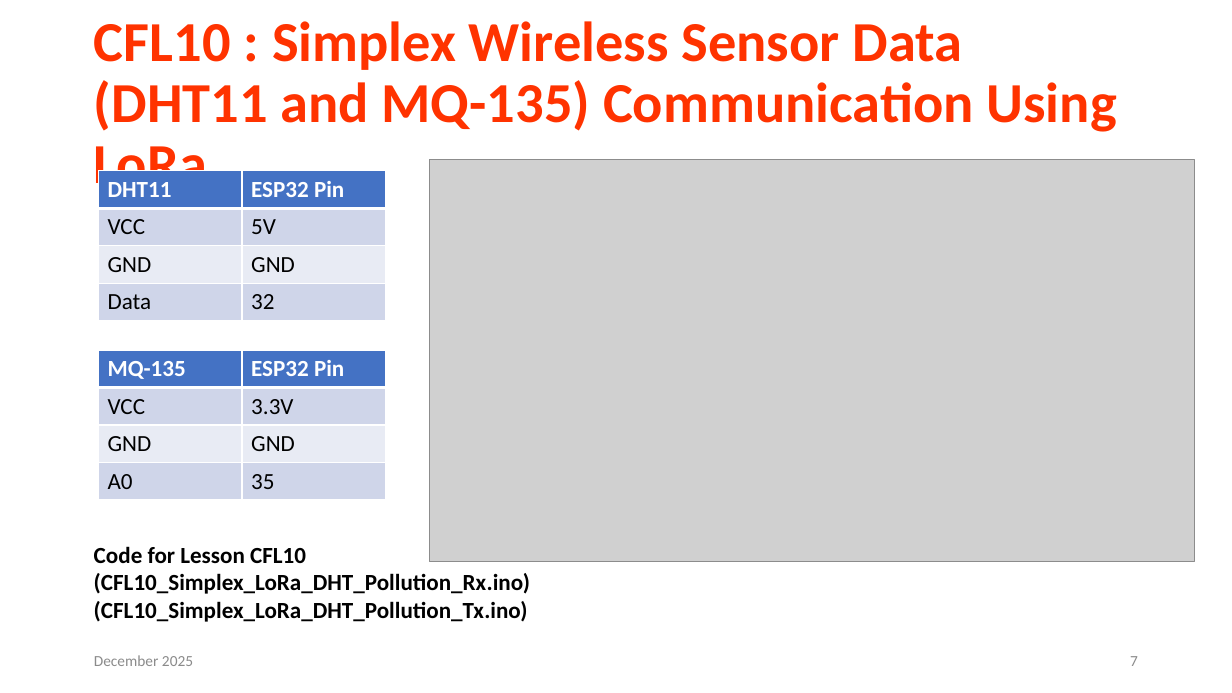
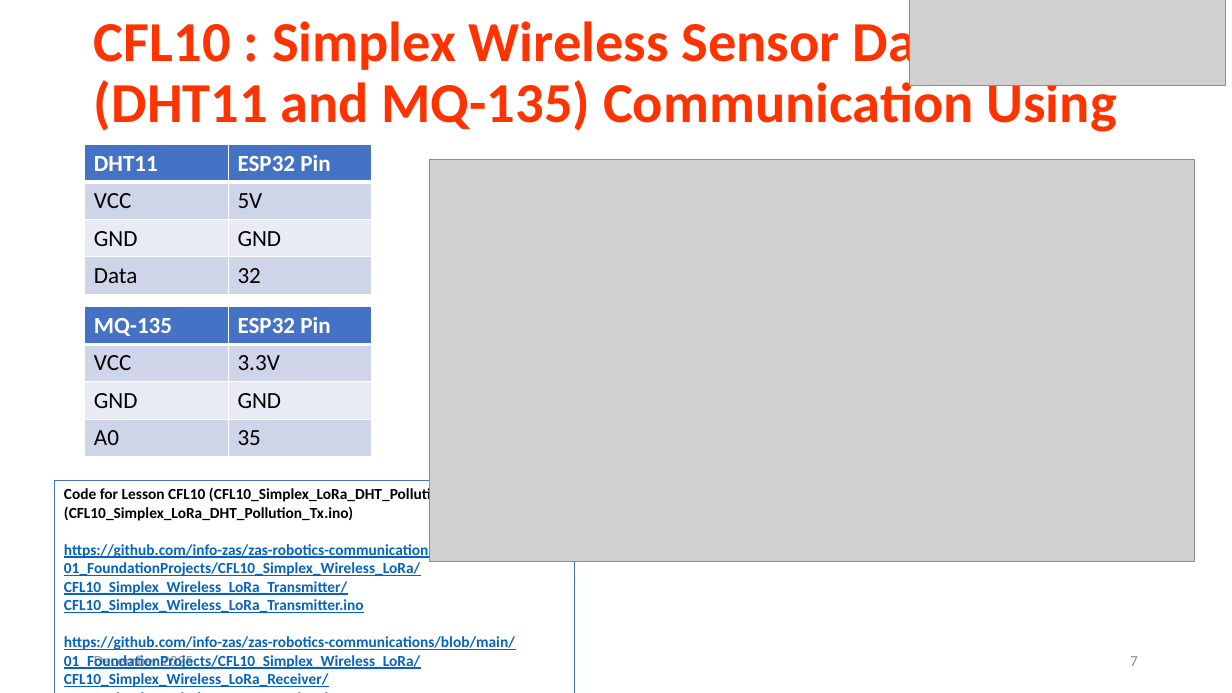
Before and after one commit to info-zas/zas-robotics-communications, a slide deck: slide 7 of 01_FoundationProjects/CFL10_Simplex_Wireless_LoRa/CFL10_Simplex_Wireless_LoRa.pptx. Drawn at 1232x693 pixels with LibreOffice and Linux fonts; fonts in the diff are those of the drawing; grey boxes stand for pictures. Boxes give left, top, right and bottom in pixels: in the first picture for what was removed or moved away, otherwise in the second. Text is boxed around its words. In the diff, an @@ line names an element or a change of style, - is before the commit and + after.

Commit message:
initial commit of foundation lessons

```diff
--- a/01_FoundationProjects/CFL10_Simplex_Wireless_LoRa/CFL10_Simplex_Wireless_LoRa.pptx
+++ b/01_FoundationProjects/CFL10_Simplex_Wireless_LoRa/CFL10_Simplex_Wireless_LoRa.pptx
@@ picture added at [910,0,1226,85] @@
@@ table: place and size @@
-table at [98,171,384,321]
+table at [85,144,372,294]
@@ table: place and size @@
-table at [98,350,384,500]
+table at [85,307,372,457]
@@ rectangle "Code for Lesson CFL10 (CFL10_Simplex_LoRa_DHT_Pollution_Rx.i ...": place and size @@
-rectangle "Code for Lesson CFL10 (CFL10_Simplex_LoRa_DHT_Pollution_Rx.i ..." at [94,546,530,622]
+rectangle "Code for Lesson CFL10 (CFL10_Simplex_LoRa_DHT_Pollution_Rx.i ..." at [55,481,575,693]
@@ rectangle "Code for Lesson CFL10 (CFL10_Simplex_LoRa_DHT_Pollution_Rx.i ..." at [55,481,575,693]: outline none to #4472C4 0.75 pt @@
@@ text in rectangle at [64,486,500,521]: size 18 to 12 pt in "Code for Lesson CFL10 (CFL10_Simplex_LoRa_DHT_Pollution_Rx.i ...", "(CFL10_Simplex_LoRa_DHT_Pollution_Tx.ino)" @@
@@ text in rectangle at [64,542,515,687]: paragraphs added @@
+https://github.com/info-zas/zas-robotics-communications/blob/main/01_FoundationProjects/CFL10_Simplex_Wireless_LoRa/CFL10_Simplex_Wireless_LoRa_Transmitter/CFL10_Simplex_Wireless_LoRa_Transmitter.ino
+https://github.com/info-zas/zas-robotics-communications/blob/main/01_FoundationProjects/CFL10_Simplex_Wireless_LoRa/CFL10_Simplex_Wireless_LoRa_Receiver/CFL10_Simplex_Wireless_LoRa_Receiver.ino
```
Also in this commit, not shown: 4 other slides changed, 13 other files.
